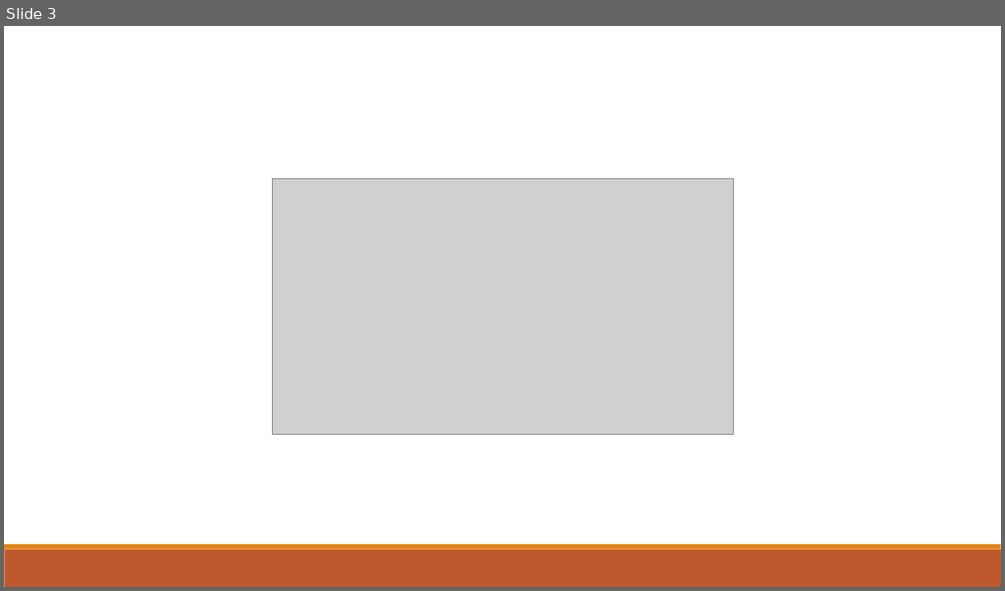
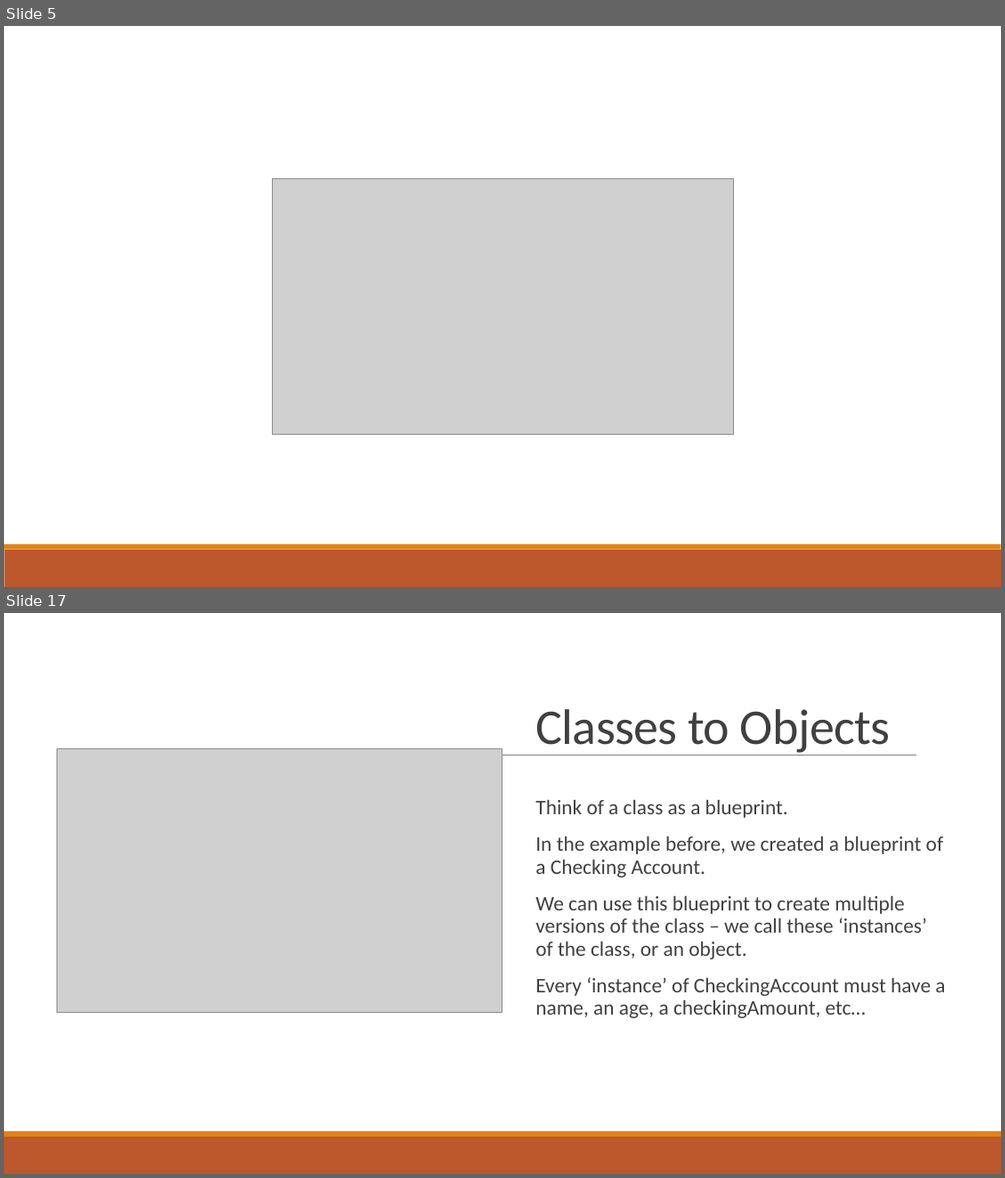
Before and after one commit to thewangclass/apcsa-curriculum, a slide deck: 02-Using-Objects/PowerPoints/01-Instances-of-Classes.pptx. Shown one above the other, each under a label of ours: slide 3 before the commit, slides 5 and 17 after it; the slides between them are not shown. The pictures are 1005x591 and 1005x1178 pixels, drawn with LibreOffice and Linux fonts; fonts in the diff are those of the drawing; grey boxes stand for pictures. Boxes give left, top, right and bottom in pixels: in the first picture for what was removed or moved away, otherwise in the second. Text is boxed around its words. In the diff, an @@ line names an element or a change of style, - is before the commit and + after.

```diff
--- a/02-Using-Objects/PowerPoints/01-Instances-of-Classes.pptx
+++ b/02-Using-Objects/PowerPoints/01-Instances-of-Classes.pptx
@@ slide 17 added at (4,613,1001,1174), background #FFFFFF; not listed: 2 template elements that a slide beside it also shows @@
@@ title added at (535,709,890,755), 48 pt, text #404040 @@
+Classes to Objects
@@ picture added at (57,749,502,1013) @@
@@ line added from (102, 755) to (917, 755), #808080 0.5 pt @@
@@ text added at (535,800,945,1018), 20 pt, text #404040 @@
+  Think of a class as a blueprint.
+  In the example before, we created a blueprint of a Checking Account.
+  We can use this blueprint to create multiple versions of the class – we call these ‘instances’ of the class, or an object.
+  Every ‘instance’ of CheckingAccount must have a name, an age, a checkingAmount, etc…
@@ what was slide 3 is now slide 5 @@
```
Also in this commit, not shown: 3 slides changed, 49 other slides added, 2 slides removed, 31 other files.
